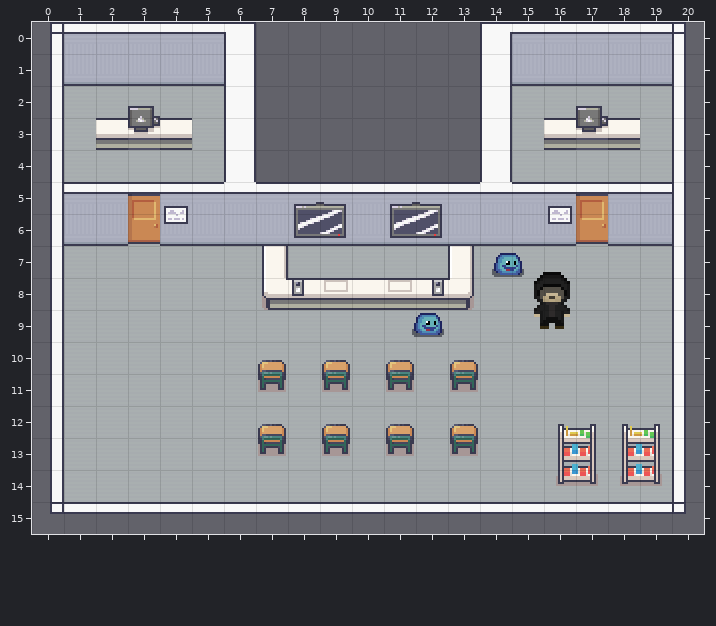
Tiled map, stored at algomon/assets/map/map.tmx. The first picture shows the starting point.
Cells are 16x16 px. Shown: x 0..20, y 0..15.
Now the later version:
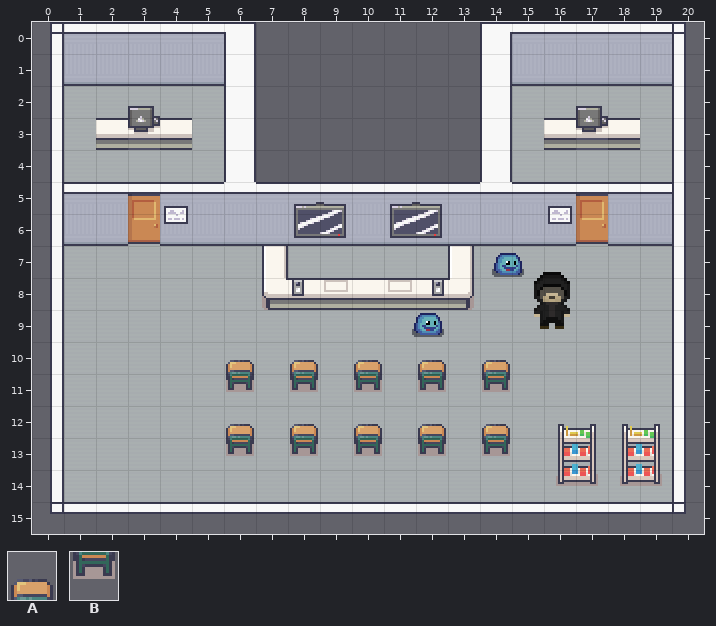
Key: from "map": A 609, B 625.
_ is an empty cell, . an unchanged one.
Changes in this commit:
--- layer "bgd_1"
@@ x 6..14 @@
-10 _A_A_A_A_
-11 _B_B_B_B_
-12 _A_A_A_A_
-13 _B_B_B_B_
+10 A_A_A_A_A
+11 B_B_B_B_B
+12 A_A_A_A_A
+13 B_B_B_B_B
